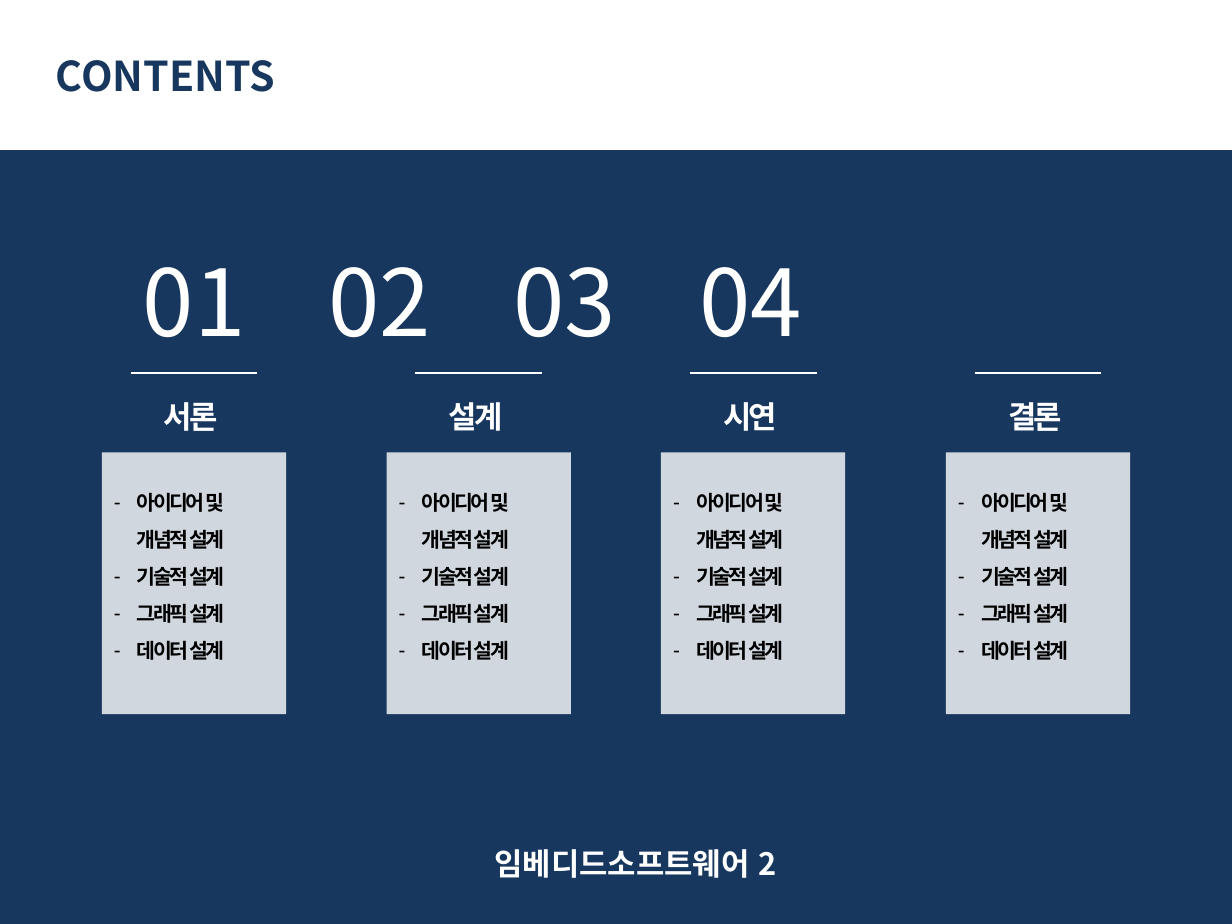
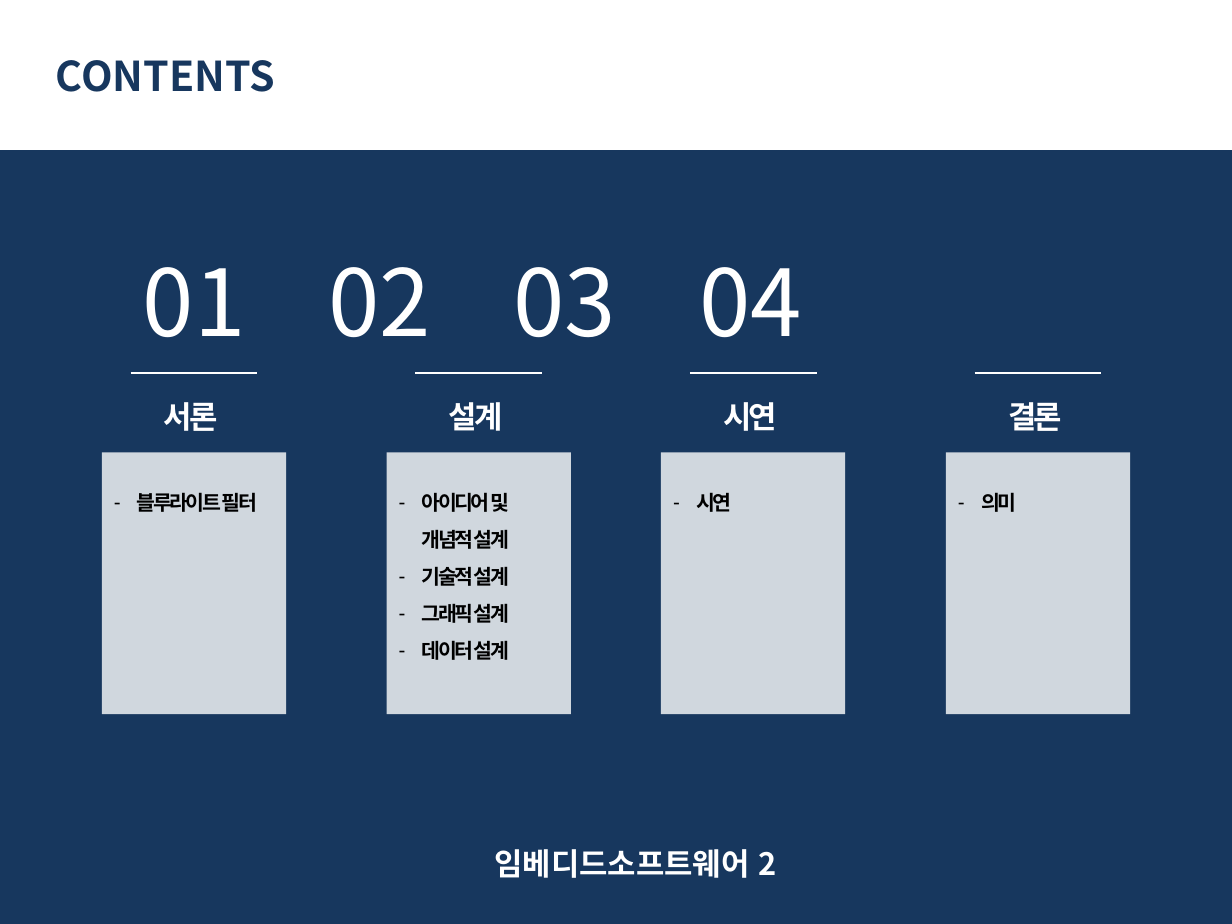
Before and after one commit to 201411108/Black-Android-app-for-eye, a slide deck: slide 2 of Document/발표PPT양식.pptx. Drawn at 1232x924 pixels with LibreOffice and Linux fonts; fonts in the diff are those of the drawing. Boxes give left, top, right and bottom in pixels: in the first picture for what was removed or moved away, otherwise in the second. Text is boxed around its words. In the diff, an @@ line names an element or a change of style, - is before the commit and + after.

```diff
--- a/Document/발표PPT양식.pptx
+++ b/Document/발표PPT양식.pptx
@@ text at (x1=137, y1=492, x2=257, y2=512): text changed @@
-– 아이디어 및
-  개념적 설계
-– 기술적 설계
-– 그래픽 설계
-– 데이터 설계
+– 블루라이트 필터
@@ text at (x1=696, y1=492, x2=731, y2=512): text changed @@
-– 아이디어 및
-  개념적 설계
-– 기술적 설계
-– 그래픽 설계
-– 데이터 설계
+– 시연
@@ text at (x1=981, y1=492, x2=1016, y2=512): text changed @@
-– 아이디어 및
-  개념적 설계
-– 기술적 설계
-– 그래픽 설계
-– 데이터 설계
+– 의미
```
Also in this commit, not shown: 2 other slides changed.
